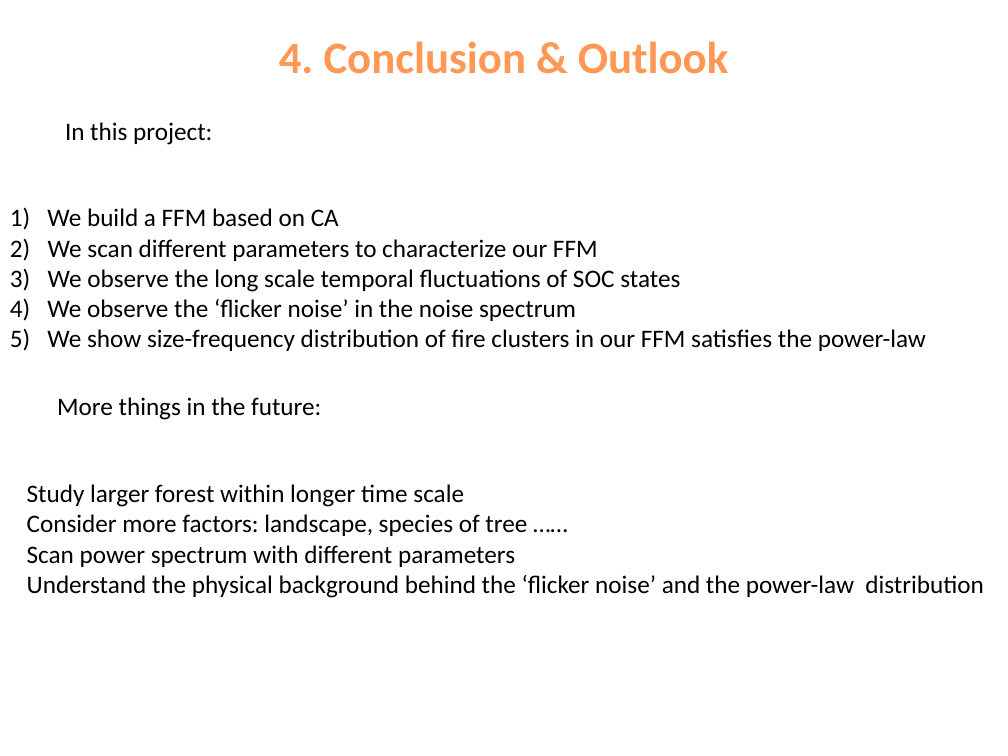
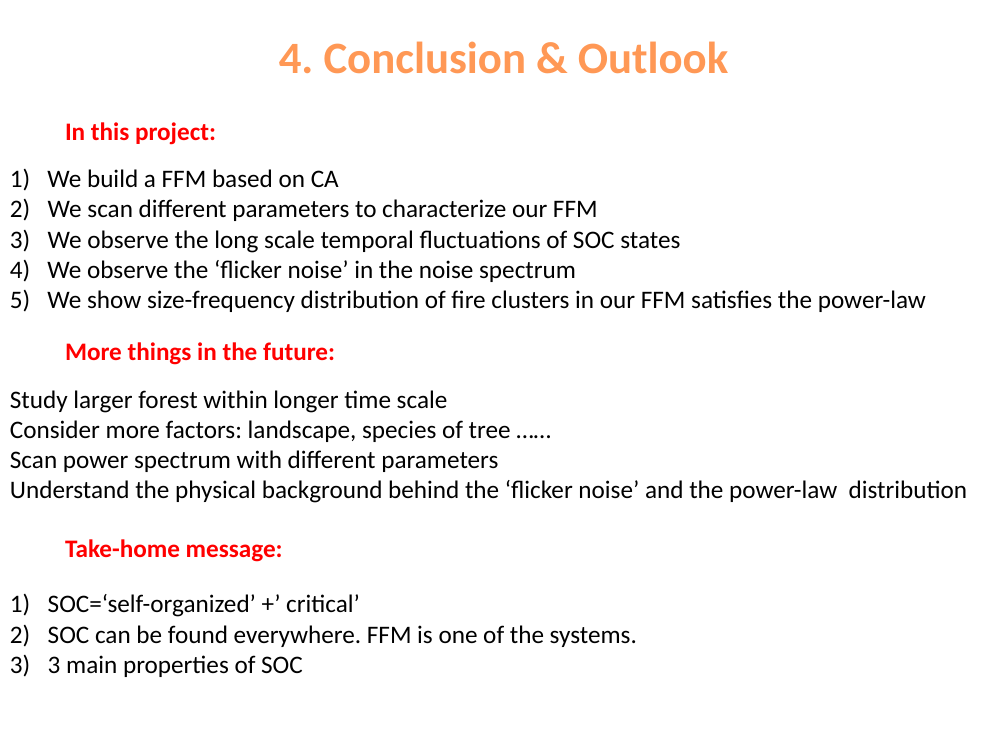
Before and after one commit to geniusszsz/Fire-Phoenix, a slide deck: slide 13 of presentation/presentation FFM&SOC.pptx. Drawn at 1008x756 pixels with LibreOffice and Linux fonts; fonts in the diff are those of the drawing. Boxes give left, top, right and bottom in pixels: in the first picture for what was removed or moved away, otherwise in the second. Text is boxed around its words. In the diff, an @@ line names an element or a change of style, - is before the commit and + after.

Commit message:
new slide
new slide

```diff
--- a/presentation/presentation FFM&SOC.pptx
+++ b/presentation/presentation FFM&SOC.pptx
@@ text "In this project:" at (65,122,216,145): text colour #000000 to #FF0000, bold on @@
@@ text "1) We build a FFM ...": place and size @@
-text "1) We build a FFM ..." at (10,208,926,351)
+text "1) We build a FFM ..." at (10,169,926,312)
@@ text "More things in the future:" at (65,342,335,365): text colour #000000 to #FF0000, bold on @@
@@ text "More things in the future:": place and size @@
-text "More things in the future:" at (57,397,321,420)
+text "More things in the future:" at (65,342,335,365)
@@ text "Study larger forest within longer ...": place and size @@
-text "Study larger forest within longer ..." at (27,484,983,598)
+text "Study larger forest within longer ..." at (10,390,967,503)
@@ text added at (65,539,283,562), 18 pt, text #FF0000, bold @@
+Take-home message:
@@ text added at (10,594,637,677), 18 pt, text #000000 @@
+1) SOC=‘self-organized’ +’ critical’
+2) SOC can be found everywhere. FFM is one of the systems.
+3) 3 main properties of SOC
```
Also in this commit, not shown: 1 other slide changed, 1 other file.
